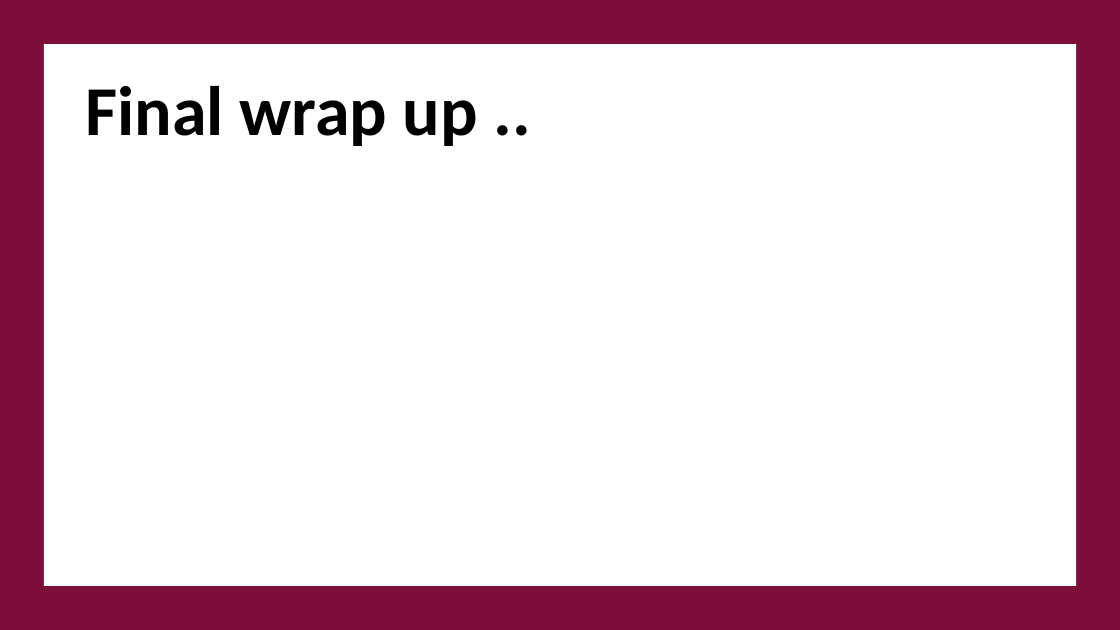
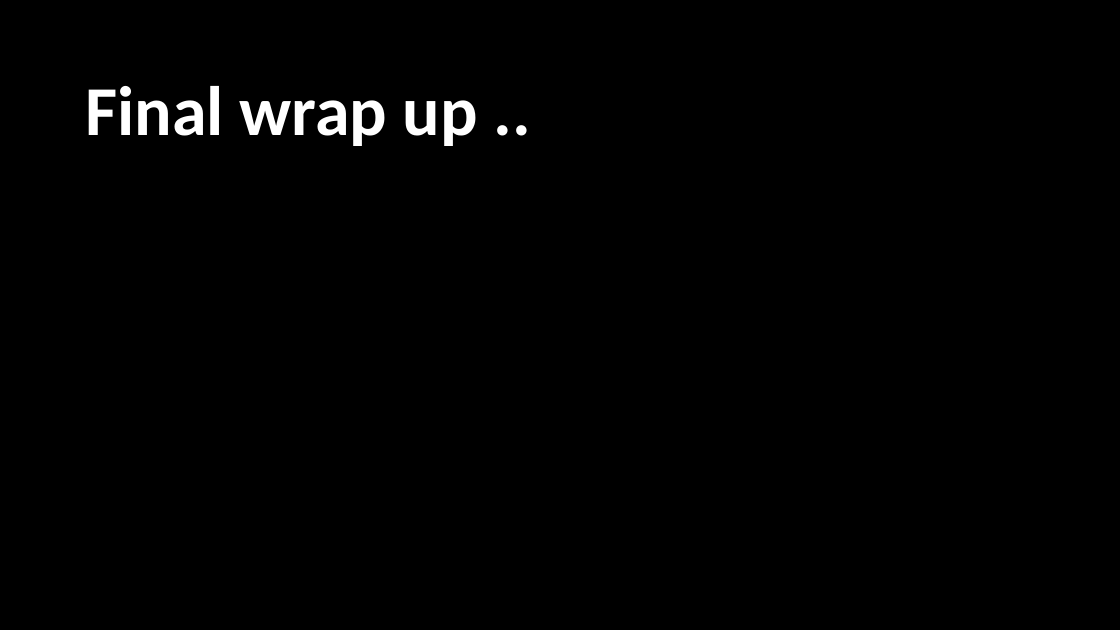
Before and after one commit to galena100/Transform2020, a slide deck: slide 7 of Presentation/4MinSpeech.pptx. Drawn at 1120x630 pixels with LibreOffice and Linux fonts; fonts in the diff are those of the drawing. Boxes give left, top, right and bottom in pixels: in the first picture for what was removed or moved away, otherwise in the second. Text is boxed around its words. In the diff, an @@ line names an element or a change of style, - is before the commit and + after.

```diff
--- a/Presentation/4MinSpeech.pptx
+++ b/Presentation/4MinSpeech.pptx
@@ background #FFFFFF to #000000 @@
@@ rectangle removed at bbox=[0, 0, 1120, 630] @@
@@ rectangle removed at bbox=[44, 45, 1076, 586] @@
@@ text "Final wrap up .." at bbox=[85, 86, 478, 146]: text colour #000000 to #FFFFFF @@
```
Also in this commit, not shown: 3 other slides changed, 3 slides added, 3 slides removed, 1 other file.
